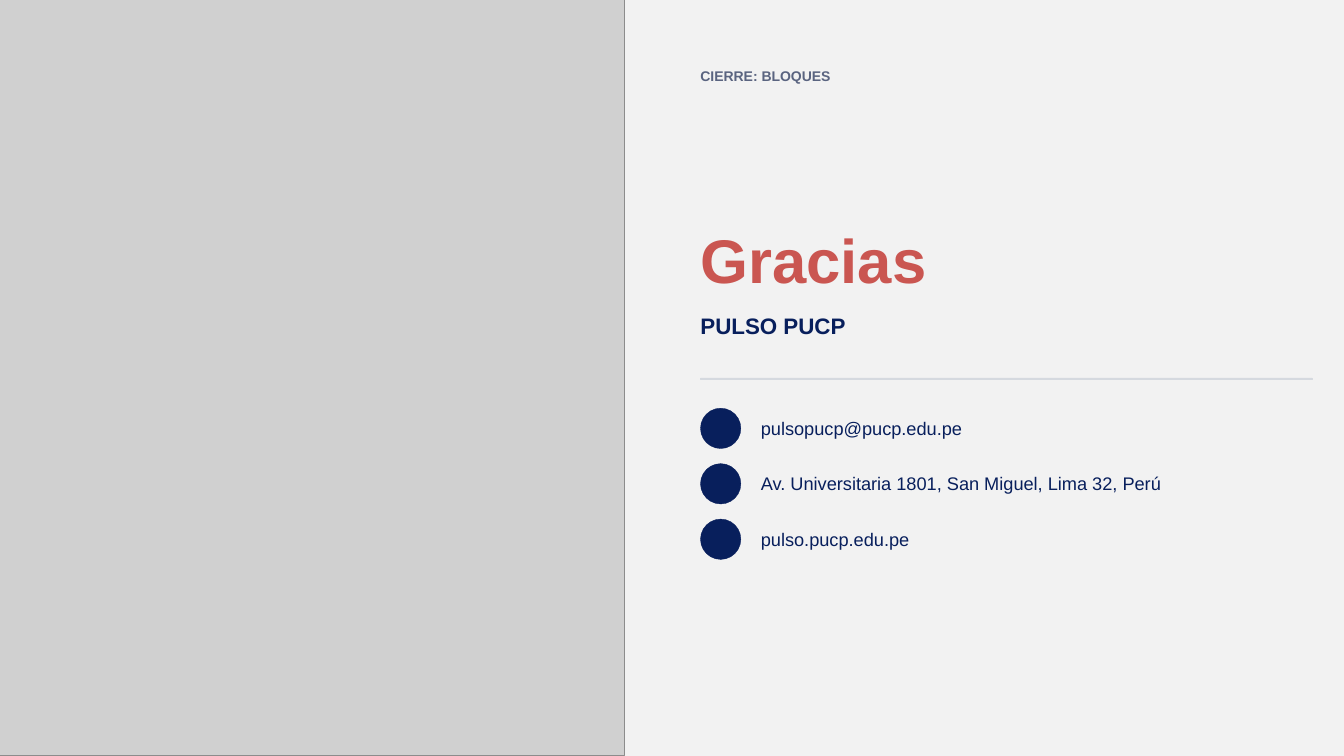
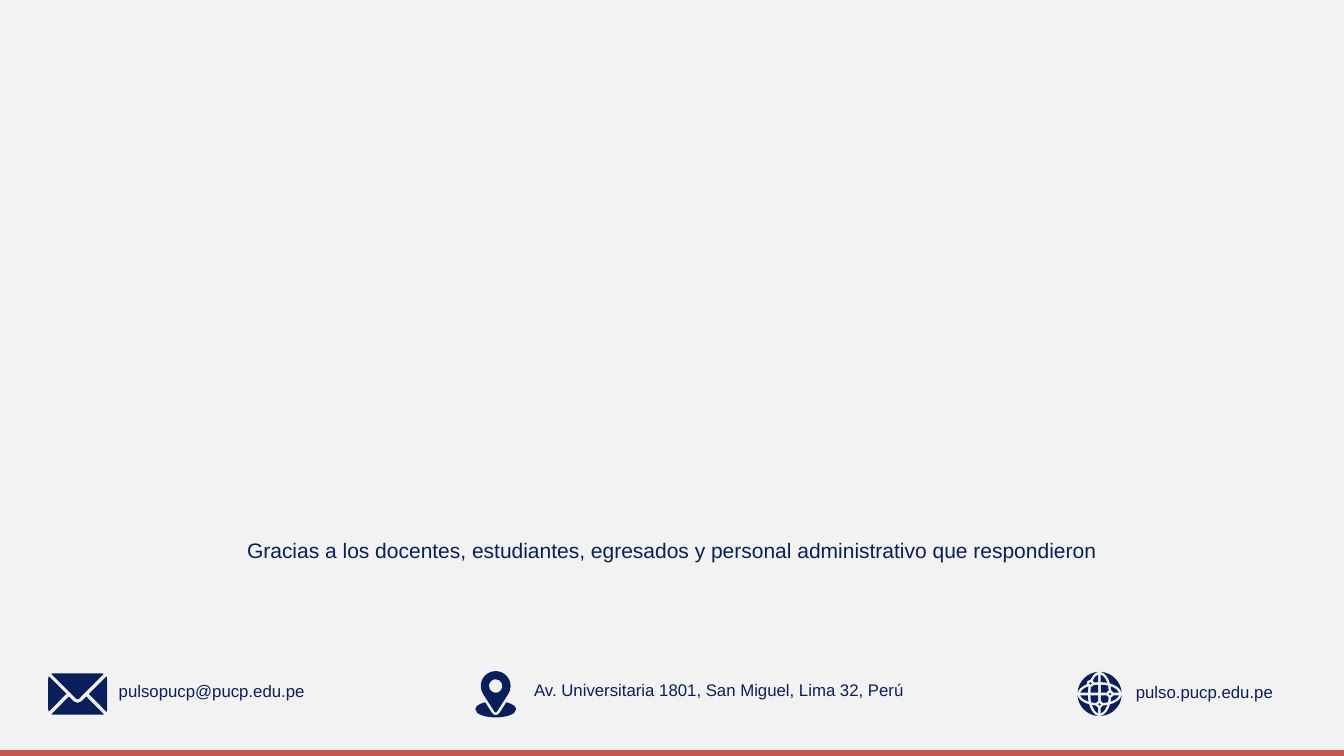
Before and after one commit to GonzaloAlmendariz/prosecnur-app, a slide deck: slide 166 of docs/qa/motor-ppt-2026-10-06/4-recetario/recetario-moderna.pptx. Drawn at 1344x756 pixels with LibreOffice and Linux fonts; fonts in the diff are those of the drawing; grey boxes stand for pictures; background and template pictures are left out. Boxes give left, top, right and bottom in pixels: in the first picture for what was removed or moved away, otherwise in the second. Text is boxed around its words. In the diff, an @@ line names an element or a change of style, - is before the commit and + after.

```diff
--- a/docs/qa/motor-ppt-2026-10-06/4-recetario/recetario-moderna.pptx
+++ b/docs/qa/motor-ppt-2026-10-06/4-recetario/recetario-moderna.pptx
@@ picture removed at <box>0,0,625,756</box> @@
@@ text removed at <box>700,71,831,84</box> @@
-CIERRE: BLOQUES
@@ text removed at <box>700,238,926,284</box> @@
-Gracias
@@ rectangle removed at <box>701,378,1313,379</box> @@
@@ ellipse removed at <box>701,408,741,449</box> @@
@@ ellipse removed at <box>701,464,741,504</box> @@
@@ ellipse removed at <box>701,519,741,560</box> @@
@@ text removed at <box>761,532,909,550</box> @@
-pulso.pucp.edu.pe
@@ text added at <box>247,542,1096,562</box>, 15 pt, text #081F5C @@
+Gracias a los docentes, estudiantes, egresados y personal administrativo que respondieron
@@ group added at <box>48,674,107,715</box>: 4 freeform shapes @@
@@ text "pulsopucp@pucp.edu.pe": place and size @@
-text "pulsopucp@pucp.edu.pe" at <box>761,421,962,439</box>
+text "pulsopucp@pucp.edu.pe" at <box>119,685,305,701</box>
@@ text "pulsopucp@pucp.edu.pe" at <box>119,685,305,701</box>: size 13 to 12 pt @@
@@ freeform shape added at <box>481,671,511,713</box>, fill #081F5C @@
@@ text "Av. Universitaria 1801, San Miguel, ..." at <box>534,683,903,700</box>: size 13 to 12 pt @@
@@ text "Av. Universitaria 1801, San Miguel, ...": place and size @@
-text "Av. Universitaria 1801, San Miguel, ..." at <box>761,476,1161,494</box>
+text "Av. Universitaria 1801, San Miguel, ..." at <box>534,683,903,700</box>
@@ text at <box>1136,686,1273,702</box>: text changed; size 16 to 12 pt; bold off @@
-PULSO PUCP
+pulso.pucp.edu.pe
@@ freeform shape added at <box>476,703,516,718</box>, fill #081F5C @@
@@ group added at <box>1078,673,1122,716</box>: 19 freeform shapes @@
@@ line added from (0, 754) to (1344, 754), #CA5651 4.5 pt @@
```
Also in this commit, not shown: 5 other slides changed, 7 other files.
